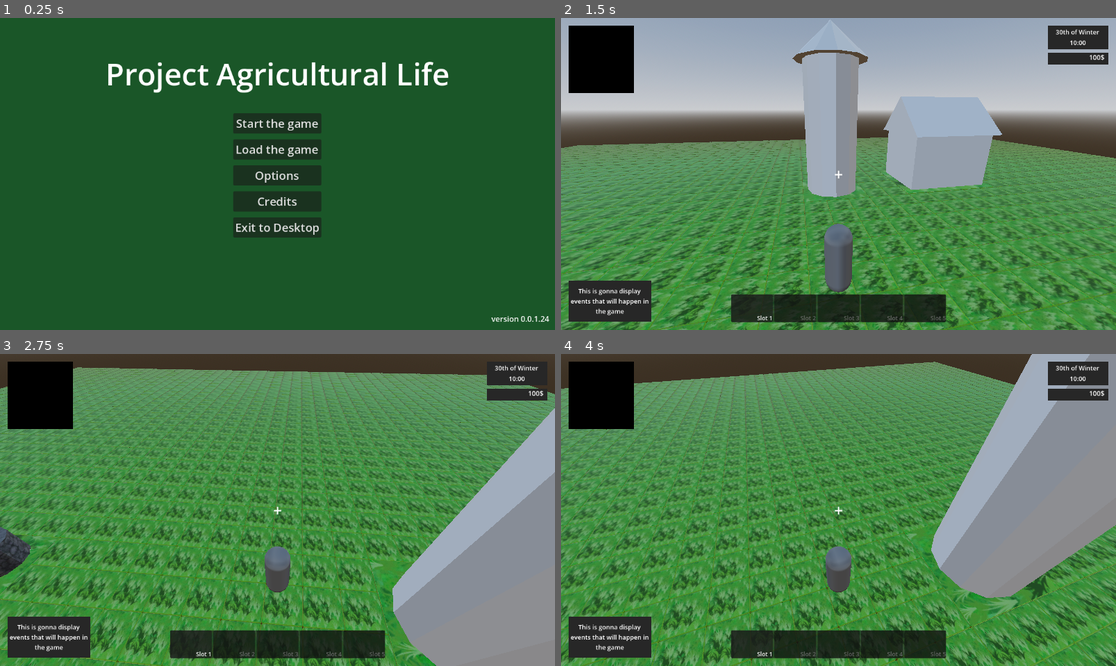
Above: before the commit, frames 1-4 (two rows, left to right).
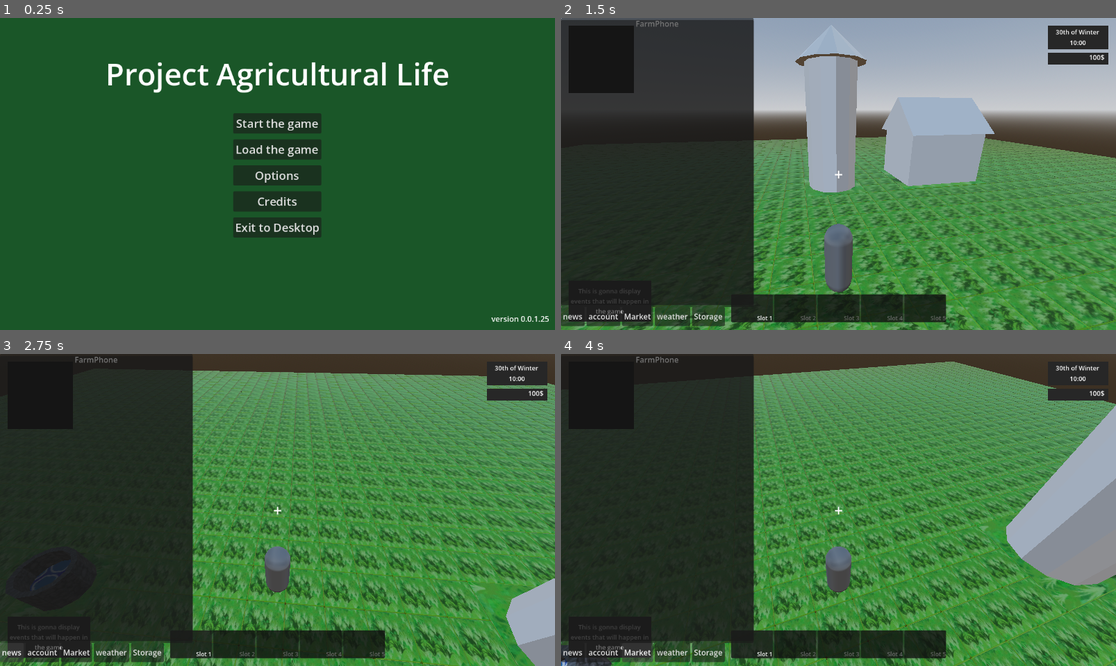
Above: after the commit, the same moments.

Repository: MatGalos/project-agriculural-life
Game: Godot game, scene res://Scenes/UIs/Menus/LaunchMenu/MainMenu.tscn
The game is run twice, just before and just after one commit, with the same random seed, the same clock (stepped at 60 frames per second) and the same inputs.
Inputs (mouse positions are in pixels of both pictures, inside the frame that each line leads up to):
- Up to frame 1 (0.25 s): no input
- Up to frame 2 (1.5 s): click "Start the game" at 0.5 s; tap Enter at 1.25 s; move the mouse to (866, 174) at 1.27 s; hold W (move_forward) from 1.28 s (still down); tap Q (open_phone, bound only after the commit) at 1.35 s
- Up to frame 3 (2.75 s): release W (move_forward) at 2 s; click (11, 653) at 2 s, where only the run after the commit has a clickable "news"
- Up to frame 4 (4 s): click (605, 653) at 2.75 s, where only the run after the commit has a clickable "account"; click (638, 653) at 3.5 s, where only the run after the commit has a clickable "Market"

The runs differ from the first frame. In frame 1, less than 0.1% of the frame differs, in the area x 98-99%, y 95-98%; in frame 2, 45%; in frame 3, 63%; in frame 4, 65%, in the area x 0-100%, y 0-100%.

Commit message:
Implemented mock for the phone menu

Diff:
--- /dev/null
+++ b/Scenes/UIs/PlayerHUD/phone_panel.tscn
@@ -0,0 +1,93 @@
+[gd_scene format=3 uid="uid://bps6irkoda73v"]
+
+[ext_resource type="Script" uid="uid://bn75wwkhfc3n2" path="res://Scripts/UIs/PlayerHUD/phone_panel.gd" id="1_hrd0b"]
+
+[node name="PhonePanel" type="Control" unique_id=270439995]
+layout_mode = 3
+anchors_preset = 8
+anchor_left = 0.5
+anchor_top = 0.5
+anchor_right = 0.5
+anchor_bottom = 0.5
+offset_left = -576.0
+offset_top = -324.0
+offset_right = -176.0
+offset_bottom = 276.0
+grow_horizontal = 2
+grow_vertical = 2
+size_flags_horizontal = 4
+script = ExtResource("1_hrd0b")
+
+[node name="PanelContainer" type="PanelContainer" parent="." unique_id=229916539]
+layout_mode = 1
+anchors_preset = 15
+anchor_right = 1.0
+anchor_bottom = 1.0
+grow_horizontal = 2
+grow_vertical = 2
+
+[node name="MarginContainer" type="MarginContainer" parent="PanelContainer" unique_id=1508891745]
+layout_mode = 2
+
+[node name="VBoxContainer" type="VBoxContainer" parent="PanelContainer/MarginContainer" unique_id=722606447]
+layout_mode = 2
+
+[node name="PhoneHeader" type="Control" parent="PanelContainer/MarginContainer/VBoxContainer" unique_id=1269155512]
+layout_mode = 2
+
+[node name="Label" type="Label" parent="PanelContainer/MarginContainer/VBoxContainer/PhoneHeader" unique_id=1672163018]
+layout_mode = 1
+anchors_preset = 10
+anchor_right = 1.0
+offset_bottom = 17.0
+grow_horizontal = 2
+text = "FarmPhone"
+horizontal_alignment = 1
+
+[node name="ContentArea" type="Control" parent="PanelContainer/MarginContainer/VBoxContainer" unique_id=2119467755]
+layout_mode = 2
+size_flags_vertical = 3
+
+[node name="PanelContainer" type="PanelContainer" parent="PanelContainer/MarginContainer/VBoxContainer/ContentArea" unique_id=961120559]
+layout_mode = 1
+anchors_preset = 15
+anchor_right = 1.0
+anchor_bottom = 1.0
+grow_horizontal = 2
+grow_vertical = 2
+
+[node name="ContentLabel" type="Label" parent="PanelContainer/MarginContainer/VBoxContainer/ContentArea/PanelContainer" unique_id=2079017479]
+layout_mode = 2
+
+[node name="BottomNav" type="Control" parent="PanelContainer/MarginContainer/VBoxContainer" unique_id=1794645931]
+layout_mode = 2
+
+[node name="HBoxContainer" type="HBoxContainer" parent="PanelContainer/MarginContainer/VBoxContainer/BottomNav" unique_id=954857757]
+layout_mode = 0
+offset_right = 40.0
+offset_bottom = 40.0
+
+[node name="News" type="Button" parent="PanelContainer/MarginContainer/VBoxContainer/BottomNav/HBoxContainer" unique_id=1519948762]
+layout_mode = 2
+size_flags_horizontal = 3
+text = "news"
+
+[node name="Account" type="Button" parent="PanelContainer/MarginContainer/VBoxContainer/BottomNav/HBoxContainer" unique_id=1428452633]
+layout_mode = 2
+size_flags_horizontal = 3
+text = "account"
+
+[node name="Market" type="Button" parent="PanelContainer/MarginContainer/VBoxContainer/BottomNav/HBoxContainer" unique_id=1483380714]
+layout_mode = 2
+size_flags_horizontal = 3
+text = "Market"
+
+[node name="Weather" type="Button" parent="PanelContainer/MarginContainer/VBoxContainer/BottomNav/HBoxContainer" unique_id=688998947]
+layout_mode = 2
+size_flags_horizontal = 3
+text = "weather"
+
+[node name="Storage" type="Button" parent="PanelContainer/MarginContainer/VBoxContainer/BottomNav/HBoxContainer" unique_id=107771774]
+layout_mode = 2
+size_flags_horizontal = 3
+text = "Storage"
--- a/Scenes/UIs/PlayerHUD/player_hud.tscn
+++ b/Scenes/UIs/PlayerHUD/player_hud.tscn
@@ -3,6 +3,7 @@
 [ext_resource type="Script" uid="uid://dndcdnl5x5b0u" path="res://Scripts/UIs/PlayerHUD/player_hud.gd" id="1_p5k4q"]
 [ext_resource type="Script" uid="uid://dmmcmeit8j1u" path="res://Scripts/UIs/PlayerHUD/quick_inventory_controller.gd" id="2_8o0iu"]
 [ext_resource type="PackedScene" uid="uid://6ki8w20olwhc" path="res://Scenes/UIs/PlayerHUD/inventory_panel.tscn" id="3_haiak"]
+[ext_resource type="PackedScene" uid="uid://bps6irkoda73v" path="res://Scenes/UIs/PlayerHUD/phone_panel.tscn" id="4_i3s5d"]
 
 [sub_resource type="LabelSettings" id="LabelSettings_334lg"]
 font_size = 32
@@ -243,3 +244,6 @@
 [node name="InventoryPanel" parent="Root" unique_id=1308746992 groups=["Inventory_panel"] instance=ExtResource("3_haiak")]
 visible = false
 layout_mode = 1
+
+[node name="PhonePanel" parent="Root" instance=ExtResource("4_i3s5d")]
+visible = false
--- a/Scripts/GameManagers/gameManager.gd
+++ b/Scripts/GameManagers/gameManager.gd
@@ -9,7 +9,18 @@
 
 var globalUIInstance: CanvasLayer
 var isPaused: bool = false
+var is_paused: bool:
+	get:
+		return isPaused
+	set(value):
+		setPaused(value)
+
 var isInGame: bool = false
+var is_in_game: bool:
+	get:
+		return isInGame
+	set(value):
+		isInGame = value
 
 enum menuContext {
 	Main_Menu,
@@ -43,6 +54,8 @@
 # function to set the pause for the game.
 func setPaused(value: bool) -> void:
 	if isPaused == value:
+		get_tree().paused = value
+		_updateMouseMode()
 		return
 
 	isPaused = value
@@ -56,6 +69,10 @@
 		return
 
 	if event.is_action_pressed("pauseMenu"):
+		if optionsMenu and optionsMenu.visible:
+			get_viewport().set_input_as_handled()
+			return
+
 		var player_hud: PlayerHUD = get_tree().get_first_node_in_group("player_hud") as PlayerHUD
 
 		if player_hud and player_hud.is_inventory_open():
@@ -63,15 +80,22 @@
 			get_viewport().set_input_as_handled()
 			return
 
+		if player_hud and player_hud.is_phone_open():
+			player_hud.close_phone()
+			get_viewport().set_input_as_handled()
+			return
+
 		togglePause()
 
 func startGame() -> void:
 	isInGame = true
+	setPaused(false)
 	mainMenu.visible = false
 	_updateMouseMode()
 
 func returnToMenu() -> void:
 	isInGame = false
+	setPaused(false)
 	mainMenu.visible = true
 	pauseMenu.setMenuVisible(false)
 	optionsMenu.visible = false
@@ -100,12 +124,13 @@
 		pauseMenu.setMenuVisible(false)
 	if optionsMenu:
 		optionsMenu.visible = false
-	isPaused = false
-	get_tree().paused = false
+	setPaused(false)
 	_updateMouseMode()
 
 func _updateMouseMode() -> void:
-	if isInGame and not isPaused and not optionsMenu.visible:
+	var options_visible: bool = optionsMenu != null and optionsMenu.visible
+
+	if isInGame and not isPaused and not options_visible:
 		Input.set_mouse_mode(Input.MOUSE_MODE_CAPTURED)
 	else:
 		Input.set_mouse_mode(Input.MOUSE_MODE_VISIBLE)
--- a/Scripts/GameManagers/inputManager.gd
+++ b/Scripts/GameManagers/inputManager.gd
@@ -15,7 +15,8 @@
 	"hotbar_slot_5",
 	"interact",
 	"sprint",
-	"open_inventory"
+	"open_inventory",
+	"open_phone"
 ]
 
 func _ready() -> void:
@@ -91,6 +92,7 @@
 	InputMap.action_erase_events("interact")
 	InputMap.action_erase_events("sprint")
 	InputMap.action_erase_events("open_inventory")
+	InputMap.action_erase_events("open_phone")
 
 	_add_key("move_forward", KEY_W)
 	_add_key("move_backward", KEY_S)
@@ -105,6 +107,7 @@
 	_add_key("interact", KEY_E)
 	_add_key("sprint", KEY_SHIFT)
 	_add_key("open_inventory", KEY_T)
+	_add_key("open_phone", KEY_Q)
 
 	save_controls()
 
@@ -136,3 +139,6 @@
 
 func is_inventory_pressed() -> bool:
 	return Input.is_action_just_pressed("open_inventory")
+
+func is_phone_pressed() -> bool:
+	return Input.is_action_just_pressed("open_phone")
--- a/Scripts/Player/CharacterController.gd
+++ b/Scripts/Player/CharacterController.gd
@@ -29,6 +29,10 @@
 		player_hud.toggle_inventory()
 		return
 
+	if InputManager.is_phone_pressed() and player_hud:
+		player_hud.toggle_phone()
+		return
+
 	if _is_inventory_open():
 		return
 
@@ -42,7 +46,7 @@
 
 
 func _physics_process(delta: float) -> void:
-	if gamemanager.isPaused or _is_inventory_open():
+	if gamemanager.is_paused or _is_inventory_open() or _is_phone_open():
 		velocity.x = 0
 		velocity.z = 0
 		move_and_slide()
@@ -77,3 +81,10 @@
 		return false
 
 	return player_hud.is_inventory_open()
+
+
+func _is_phone_open() -> bool:
+	if not player_hud or not player_hud.has_method("is_phone_open"):
+		return false
+
+	return player_hud.is_phone_open()
--- a/Scripts/UIs/Menus/OptionsMenu/AdditionalMenus/controls.gd
+++ b/Scripts/UIs/Menus/OptionsMenu/AdditionalMenus/controls.gd
@@ -20,7 +20,8 @@
 	{"name": "hotbar_slot_3", "display": "Hotbar Slot 3"},
 	{"name": "hotbar_slot_4", "display": "Hotbar Slot 4"},
 	{"name": "hotbar_slot_5", "display": "Hotbar Slot 5"},
-	{"name": "open_inventory", "display": "Open Inventory"}
+	{"name": "open_inventory", "display": "Open Inventory"},
+	{"name": "open_phone", "display": "Open Phone"}
 ]
 
 func _ready() -> void:
--- /dev/null
+++ b/Scripts/UIs/PlayerHUD/phone_panel.gd
@@ -0,0 +1,25 @@
+extends Control
+
+func _ready() -> void:
+	visible = false
+
+
+func open() -> void:
+	visible = true
+	Input.set_mouse_mode(Input.MOUSE_MODE_VISIBLE)
+
+
+func close() -> void:
+	visible = false
+	Input.set_mouse_mode(Input.MOUSE_MODE_CAPTURED)
+
+
+func toggle() -> void:
+	if visible:
+		close()
+	else:
+		open()
+
+
+func is_open() -> bool:
+	return visible
--- a/Scripts/UIs/PlayerHUD/player_hud.gd
+++ b/Scripts/UIs/PlayerHUD/player_hud.gd
@@ -22,11 +22,13 @@
 @onready var inventory_slot_5: PanelContainer = $Root/QuickInventoryController/PanelContainer/HBoxContainer/Slot5
 @onready var prompt_label: Label = $Root/CenterContainer/PromptLabel
 @onready var inventory_panel: InventoryPanel = $Root/InventoryPanel
+@onready var phone_panel: Control = $Root/PhonePanel
 
 
 func _ready() -> void:
 	get_viewport().size_changed.connect(_update_layout)
 	inventory_panel.close()
+	phone_panel.visible = false
 	_update_layout()
 
 
@@ -140,6 +142,9 @@
 	label.add_theme_font_size_override("font_size", font_size)
 
 func open_inventory() -> void:
+	if is_phone_open():
+		return
+
 	inventory_panel.open()
 
 
@@ -148,8 +153,33 @@
 
 
 func toggle_inventory() -> void:
-	inventory_panel.toggle()
+	if is_inventory_open():
+		close_inventory()
+	else:
+		open_inventory()
 
 
 func is_inventory_open() -> bool:
 	return inventory_panel.is_open()
+
+func open_phone() -> void:
+	if is_inventory_open():
+		return
+
+	phone_panel.visible = true
+	Input.set_mouse_mode(Input.MOUSE_MODE_VISIBLE)
+
+func close_phone() -> void:
+	phone_panel.visible = false
+
+	if gamemanager.isInGame and not gamemanager.isPaused:
+		Input.set_mouse_mode(Input.MOUSE_MODE_CAPTURED)
+
+func toggle_phone() -> void:
+	if is_phone_open():
+		close_phone()
+	else:
+		open_phone()
+
+func is_phone_open() -> bool:
+	return phone_panel.visible
--- a/project.godot
+++ b/project.godot
@@ -11,7 +11,7 @@
 [application]
 
 config/name="Project_Agricultural_life"
-config/version="0.0.1.24"
+config/version="0.0.1.25"
 run/main_scene="uid://bg2wnf0pafkqt"
 config/features=PackedStringArray("4.6", "Forward Plus")
 config/icon="res://Assets/Icons/AppIcons/icon.svg"
@@ -106,6 +106,11 @@
 "events": [Object(InputEventKey,"resource_local_to_scene":false,"resource_name":"","device":-1,"window_id":0,"alt_press …(192 unchanged characters)…
 ]
 }
+open_phone={
+"deadzone": 0.2,
+"events": [Object(InputEventKey,"resource_local_to_scene":false,"resource_name":"","device":-1,"window_id":0,"alt_pressed":false,"shift_pressed":false,"ctrl_pressed":false,"meta_pressed":false,"pressed":false,"keycode":0,"physical_keycode":81,"key_label":0,"unicode":113,"location":0,"echo":false,"script":null)
+]
+}
 
 [physics]
 
Not shown, added: Scripts/UIs/PlayerHUD/phone_panel.gd.uid
Not shown, changed: README.md
